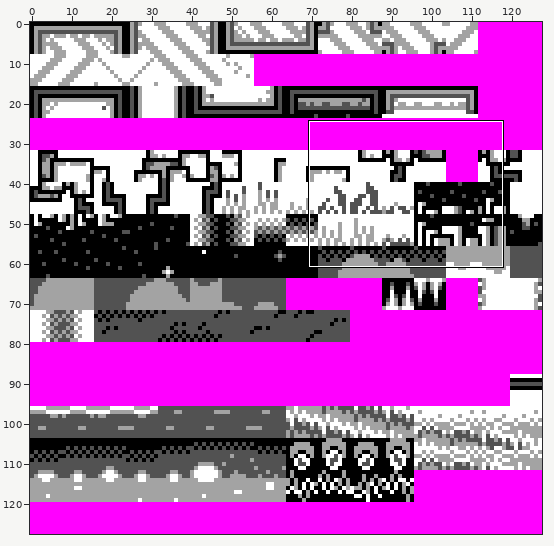
File history of a sprite sheet, data/tiles.bg.png. The picture above shows the old version from afar; the outline marks the close-up.
Close-up. Earlier state:
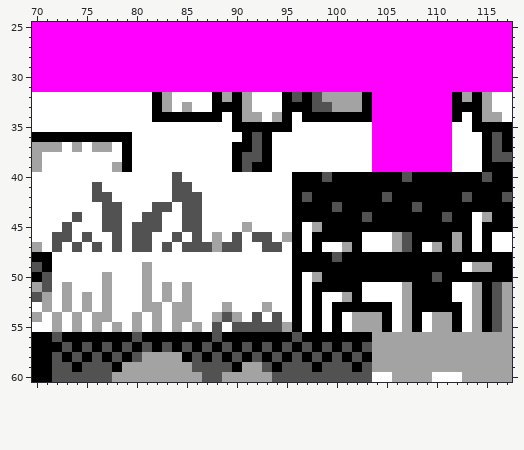
The file is 128x128 pixels. Shown: x 70..117, y 25..60.
And afterwards:
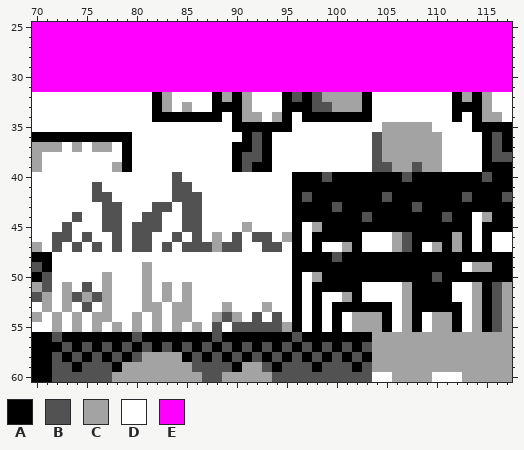
Palette (. is transparent): A #000000  B #525252  C #a3a3a3  D #ffffff  E #ff00ff
What changed:
Colour C gives way to colour B in row 53 at x 75.
Colour D gives way to colour B in row 51 at x 75; in row 52 at x 74 and 76.
Colour E gives way to colour B in rows 36 to 38 at x 104; in row 39 at x 104 to 105 and 108.
Colour E gives way to colour C in row 35 at x 105 to 109; in rows 36 to 38 at x 105 to 110; in row 39 at x 106 to 107 and 109 to 110.
Colour E gives way to colour D in rows 32 to 34 at x 104 to 111; in row 35 at x 104 and 110 to 111; in rows 36 to 39 at x 111.
Changed places in both close-ups, as pixel boxes (x1, y1, x2, y2):
changed: (372, 92, 452, 172)
changed: (72, 282, 102, 312)
